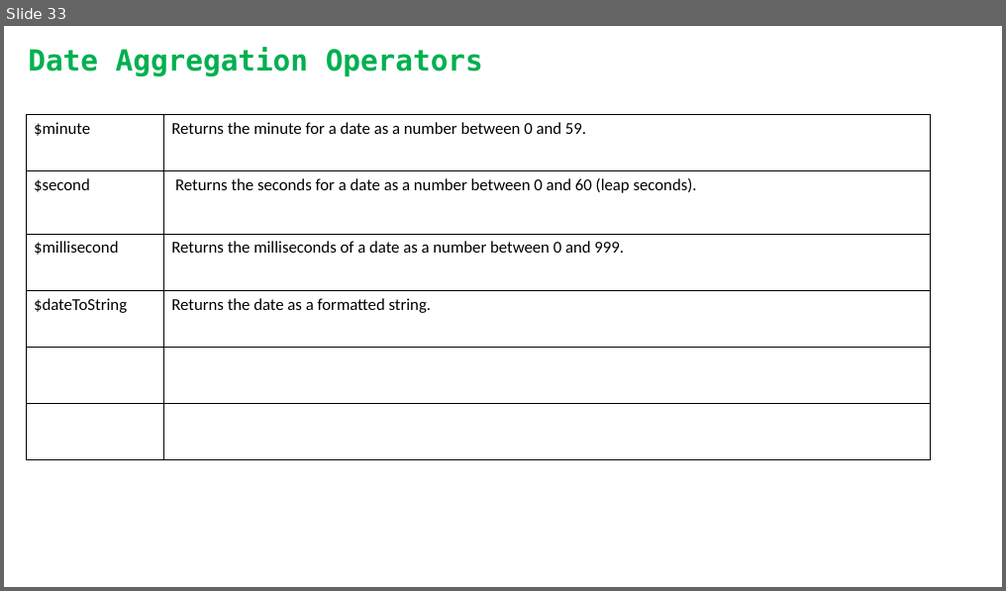
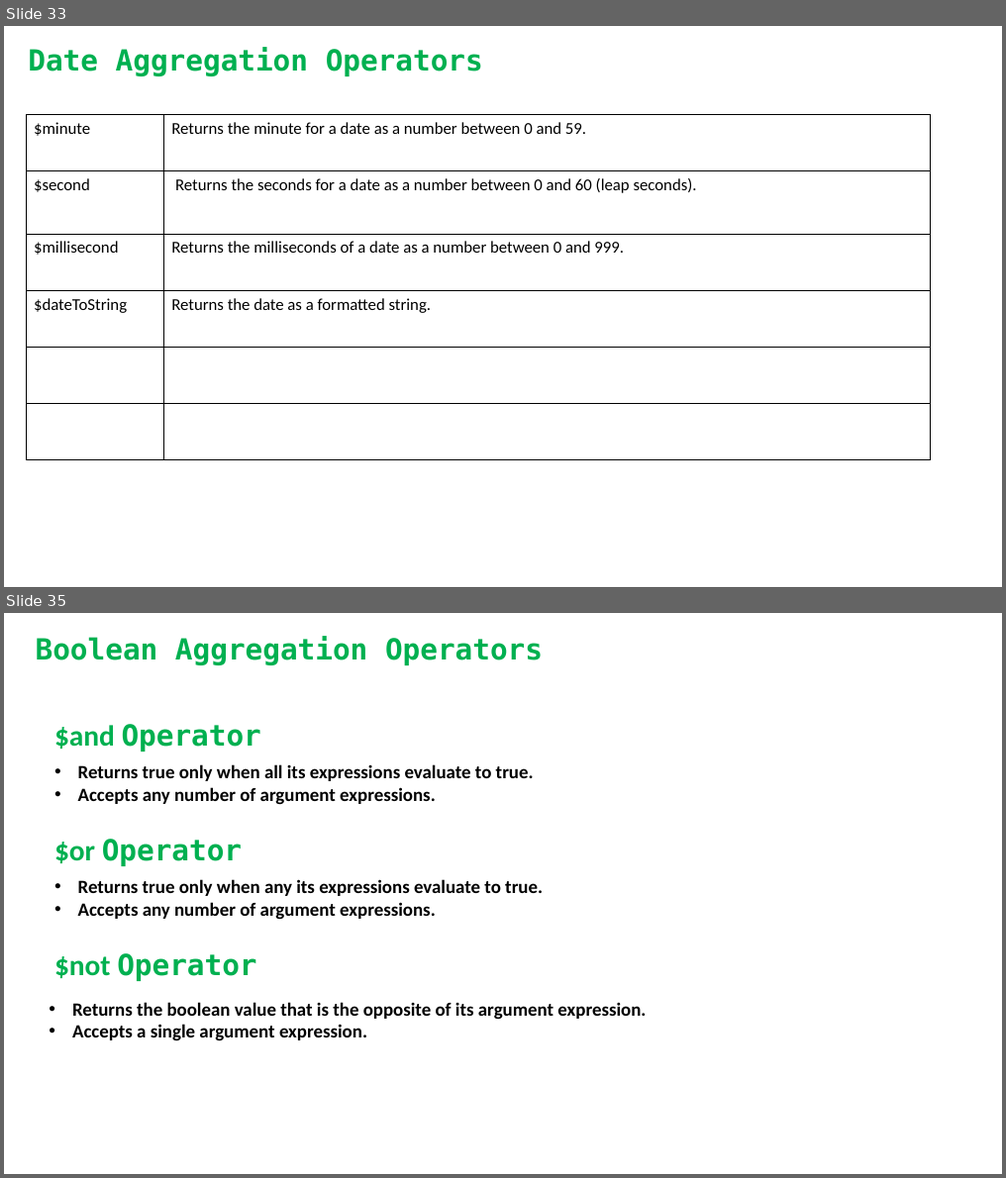
Before and after one commit to rupomsoft/MERN-STACK-Series, a slide deck: Mongo-Advance/Master.pptx. Shown one above the other, each under a label of ours: slide 33 before the commit, slides 33 and 35 after it; the slides between them are not shown. The pictures are 1006x591 and 1006x1178 pixels, drawn with LibreOffice and Linux fonts; fonts in the diff are those of the drawing; background and template pictures are left out. Boxes give left, top, right and bottom in pixels: in the first picture for what was removed or moved away, otherwise in the second. Text is boxed around its words. In the diff, an @@ line names an element or a change of style, - is before the commit and + after.

```diff
--- a/Mongo-Advance/Master.pptx
+++ b/Mongo-Advance/Master.pptx
@@ slide 35 added at (4, 613, 1002, 1174), background picture (left out) @@
@@ text added at (36, 636, 543, 665), 28 pt, text #00B050, bold @@
+Boolean Aggregation Operators
@@ text added at (54, 724, 261, 752), 28 pt, text #00B050, bold @@
+$and Operator
@@ text added at (78, 764, 534, 805), 18 pt, text #000000, bold @@
+• Returns true only when all its expressions evaluate to true.
+• Accepts any number of argument expressions.
@@ text added at (54, 839, 242, 866), 28 pt, text #00B050, bold @@
+$or Operator
@@ text added at (78, 879, 543, 920), 18 pt, text #000000, bold @@
+• Returns true only when any its expressions evaluate to true.
+• Accepts any number of argument expressions.
@@ text added at (54, 954, 256, 981), 28 pt, text #00B050, bold @@
+$not Operator
@@ text added at (605, 943, 798, 996), 36 pt, text #FFFFFF, bold @@
+Master
@@ text added at (72, 1002, 646, 1042), 18 pt, text #000000, bold @@
+• Returns the boolean value that is the opposite of its argument expression.
+• Accepts a single argument expression.
```
Also in this commit, not shown: 4 other slides added, 4 other files.
